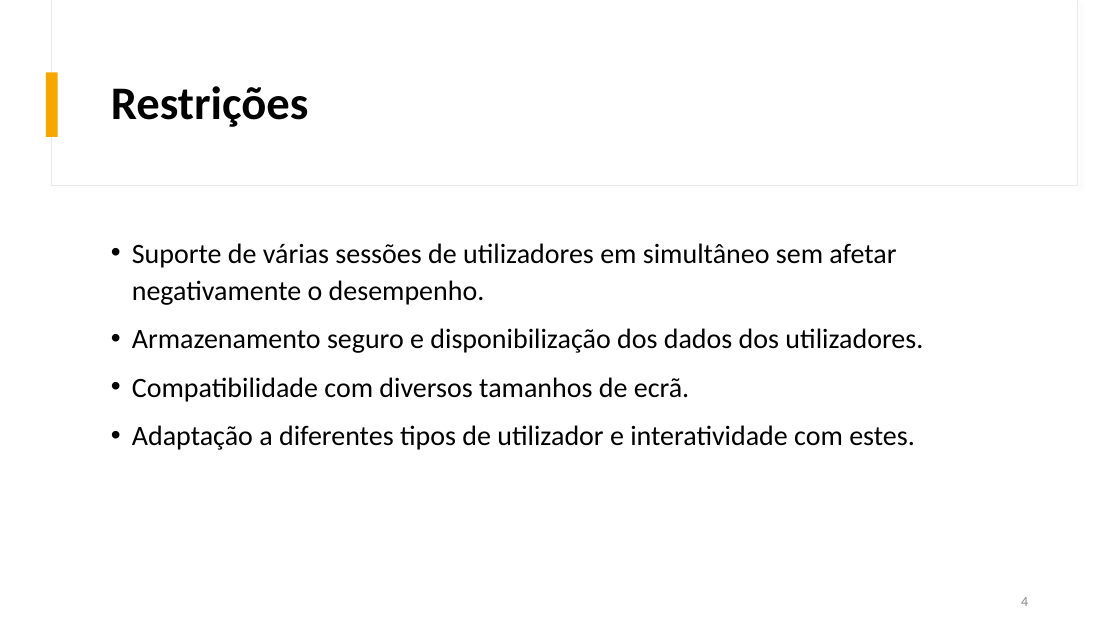
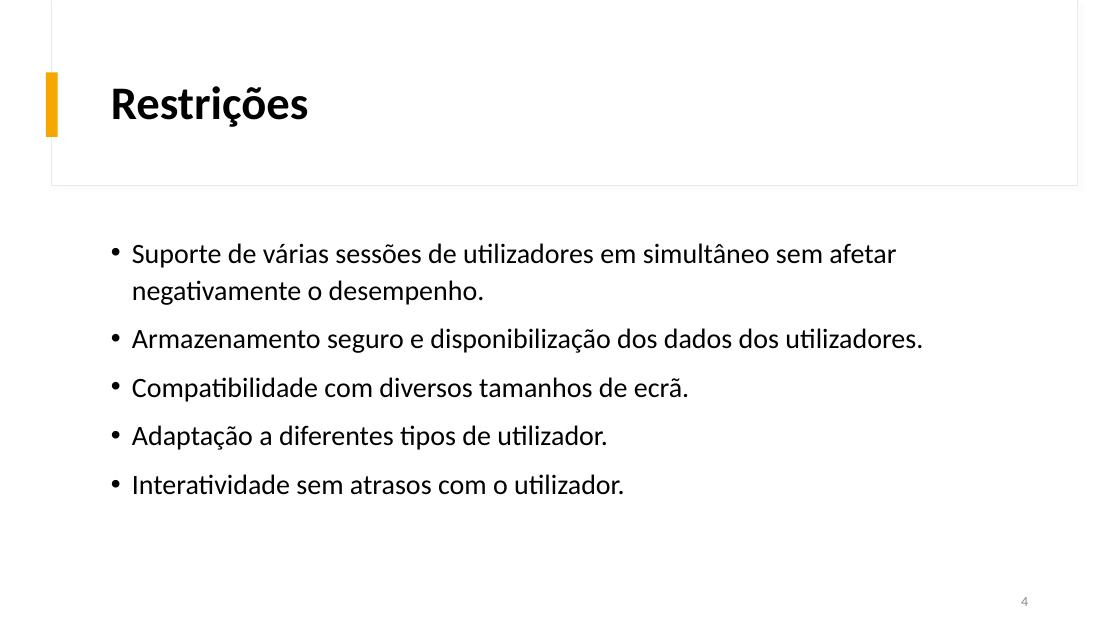
Before and after one commit to Gongas1331/FitLink, a slide deck: slide 4 of apresentações/Apresentação3.pptx. Drawn at 1120x630 pixels with LibreOffice and Linux fonts; fonts in the diff are those of the drawing. Boxes give left, top, right and bottom in pixels: in the first picture for what was removed or moved away, otherwise in the second. Text is boxed around its words. In the diff, an @@ line names an element or a change of style, - is before the commit and + after.

```diff
--- a/apresentações/Apresentação3.pptx
+++ b/apresentações/Apresentação3.pptx
@@ text at [132,425,625,495]: text changed @@
-• Adaptação a diferentes tipos de utilizador e interatividade com estes.
+• Adaptação a diferentes tipos de utilizador.
+• Interatividade sem atrasos com o utilizador.
```
Also in this commit, not shown: 1 other slide changed, 3 other files.
